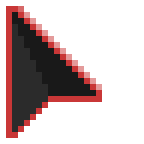
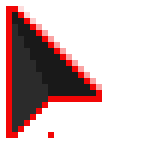
Layer changes from the first 144x144 image to the second:
removed layer "Layer" over [left=6, top=6, right=102, bottom=138]
added layer "Copia de (24px)_14 (100ms) (replace) #11" above "Copia de (24px)_14 (100ms) (replace) #10" over [left=6, top=6, right=102, bottom=138]
